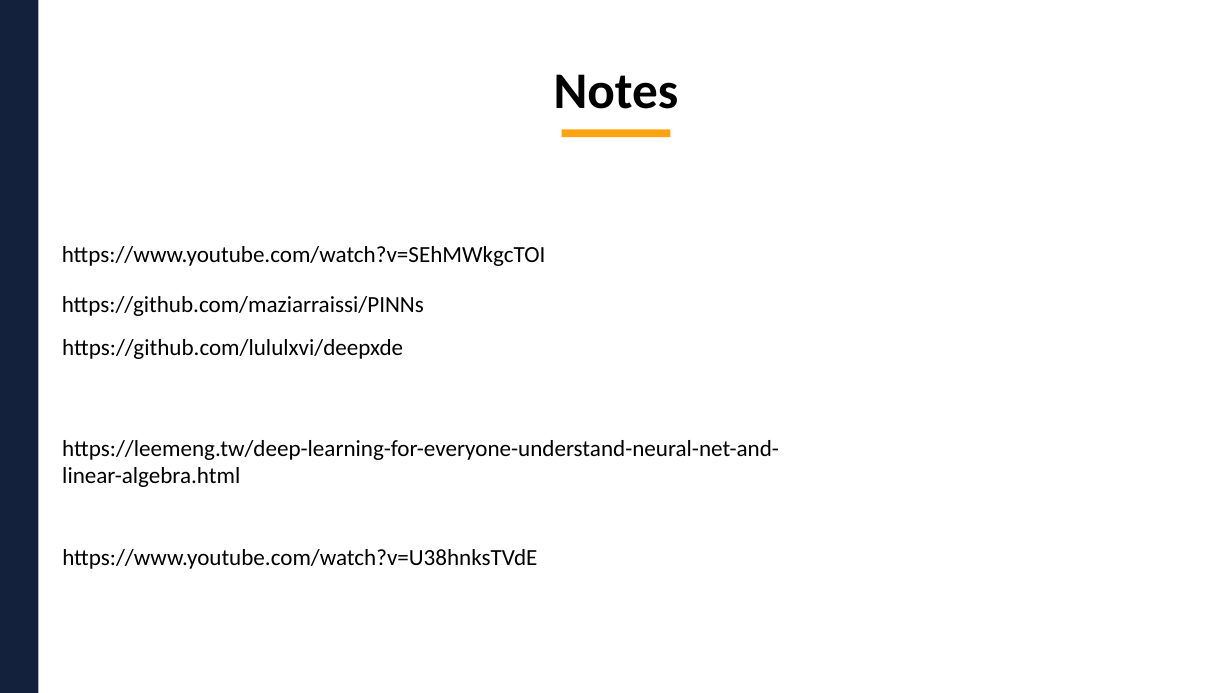
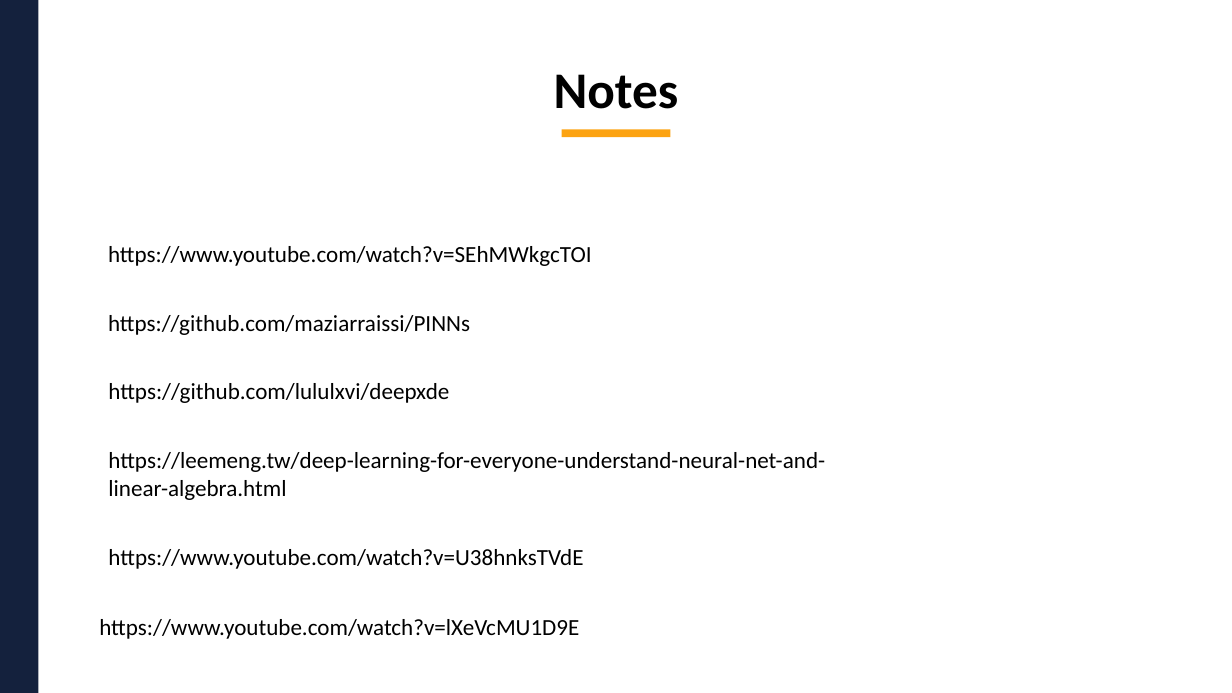
Before and after one commit to BingHanLin/Learn_ML, a slide deck: slide 19 of Neural Networks for Differential Equations/NN for PDE.pptx (slide 17 before the commit). Drawn at 1232x693 pixels with LibreOffice and Linux fonts; fonts in the diff are those of the drawing; background and template pictures are left out. Boxes give left, top, right and bottom in pixels: in the first picture for what was removed or moved away, otherwise in the second. Text is boxed around its words. In the diff, an @@ line names an element or a change of style, - is before the commit and + after.

Commit message:
update ppt

```diff
--- a/Neural Networks for Differential Equations/NN for PDE.pptx
+++ b/Neural Networks for Differential Equations/NN for PDE.pptx
@@ text "https://www.youtube.com/watch?v=SEhMWkgcTOI": place and size @@
-text "https://www.youtube.com/watch?v=SEhMWkgcTOI" at <box>62,246,546,266</box>
+text "https://www.youtube.com/watch?v=SEhMWkgcTOI" at <box>108,246,592,266</box>
@@ text "https://github.com/maziarraissi/PINNs": place and size @@
-text "https://github.com/maziarraissi/PINNs" at <box>62,296,424,316</box>
+text "https://github.com/maziarraissi/PINNs" at <box>108,315,470,335</box>
@@ text "https://github.com/lululxvi/deepxde": place and size @@
-text "https://github.com/lululxvi/deepxde" at <box>62,339,403,359</box>
+text "https://github.com/lululxvi/deepxde" at <box>108,383,449,403</box>
@@ text "https://leemeng.tw/deep-learning-for-everyone-understand-neu ...": place and size @@
-text "https://leemeng.tw/deep-learning-for-everyone-understand-neu ..." at <box>62,440,779,487</box>
+text "https://leemeng.tw/deep-learning-for-everyone-understand-neu ..." at <box>108,452,825,500</box>
@@ text "https://www.youtube.com/watch?v=U38hnksTVdE": place and size @@
-text "https://www.youtube.com/watch?v=U38hnksTVdE" at <box>62,549,537,569</box>
+text "https://www.youtube.com/watch?v=U38hnksTVdE" at <box>108,549,583,569</box>
@@ text added at <box>99,619,579,639</box>, 18 pt, text #000000 @@
+https://www.youtube.com/watch?v=lXeVcMU1D9E
```
Also in this commit, not shown: 14 other slides changed, 3 slides added, 1 slide removed.
